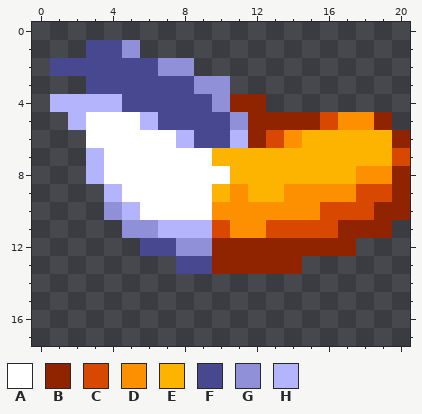
One commit to this pixel-art sprite: sprites/images/spr_tail_1_3.png. That is the earlier state.
The file is 21x18 pixels.
Palette (. is transparent): A #ffffff  B #902400  C #d84800  D #fc9000  E #fcb400  F #484890  G #9090d8  H #b4b4fc
Pixels before, first column x 1:
 1 ..FFG...............
 2 FFFFFFGG............
 3 ..FFFFFFGG..........
 4 HHHHFFFFFGBB........
 5 .HAAAHFFFFGBBBBCDDB.
 6 ..AAAAAHFFHBCDEEEEEB
 7 ..HAAAAAAEEEEEEEEEEC
 8 ..HAAAAAAAEEEEEEEDDB
 9 ...HAAAAAEDEEDDDDCCB
10 ...GHAAAADDDDDDCCCBB
11 ....GGHHHCDDCCCCBBB.
12 .....FFGGBBBBBBBB...
13 .......FFBBBBB......
After the commit:
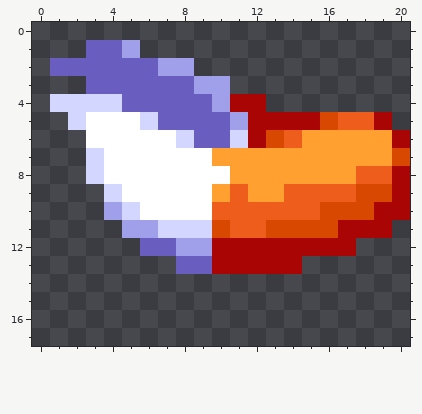
Edits made:
colour B: #902400 -> #aa0505
colour D: #fc9000 -> #ee5d1c
colour E: #fcb400 -> #ffa031
colour F: #484890 -> #6a5dc0
colour G: #9090d8 -> #9f9fea
colour H: #b4b4fc -> #d3d6ff
Boxes around the changes in both pictures, in picture pixels (x1, y1, x2, y2):
changed: (50, 40, 410, 274)
